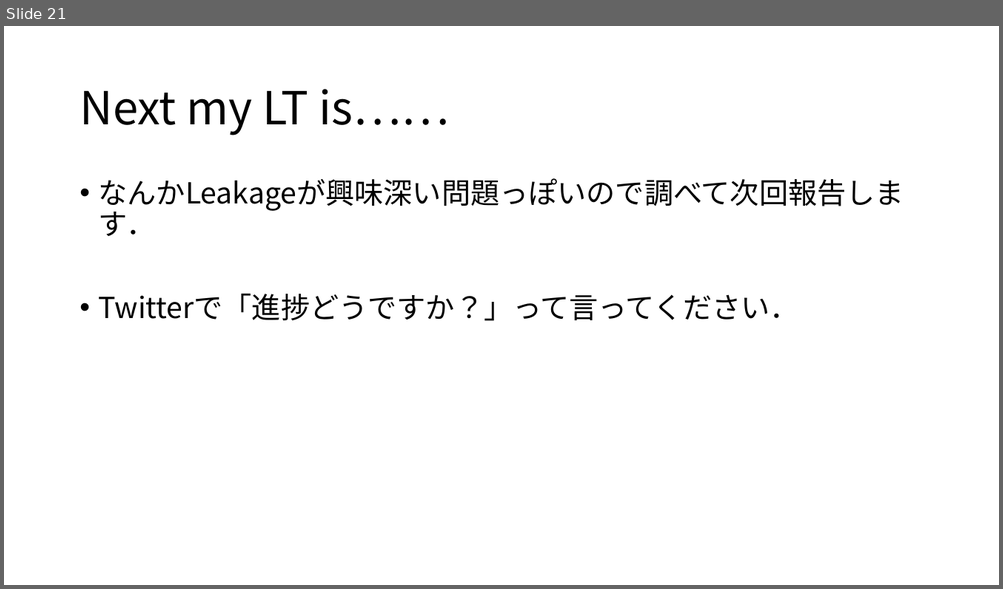
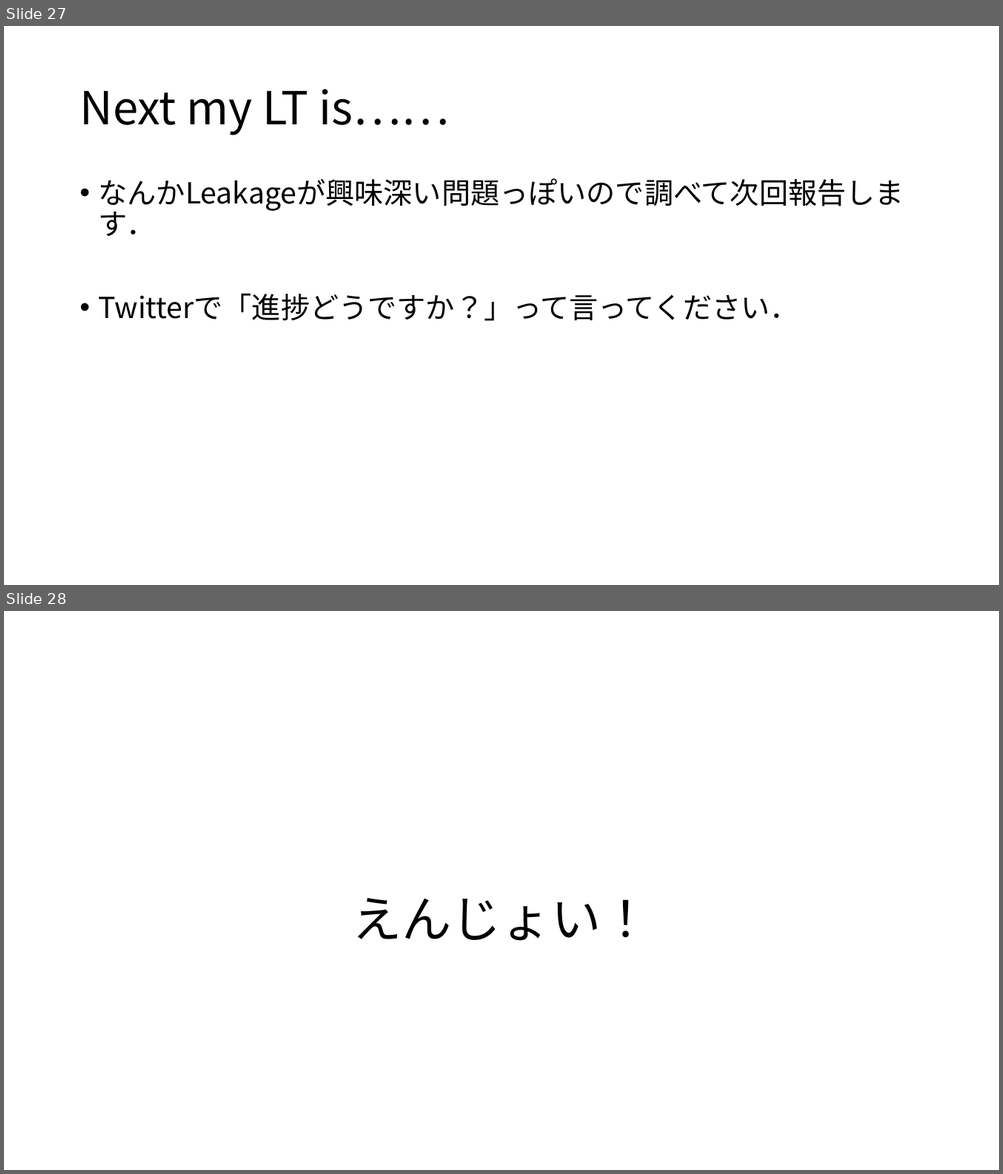
Before and after one commit to 8-u8/Kaggle, a slide deck: Santander/output/caretパッケージを使ったXGBoostのformula型.pptx. Shown one above the other, each under a label of ours: slide 21 before the commit, slides 27 and 28 after it. The pictures are 1003x589 and 1003x1174 pixels, drawn with LibreOffice and Linux fonts; fonts in the diff are those of the drawing. Boxes give left, top, right and bottom in pixels: in the first picture for what was removed or moved away, otherwise in the second. Text is boxed around its words. In the diff, an @@ line names an element or a change of style, - is before the commit and + after.

```diff
--- a/Santander/output/caretパッケージを使ったXGBoostのformula型.pptx
+++ b/Santander/output/caretパッケージを使ったXGBoostのformula型.pptx
@@ slide 28 added at <box>4,611,999,1170</box>, background #FFFFFF @@
@@ text added at <box>352,898,650,941</box>, 48 pt, text #000000 @@
+えんじょい！
@@ what was slide 21 is now slide 27 @@
```
Also in this commit, not shown: 8 slides changed, 7 other slides added, 1 slide removed, 3 other files.
